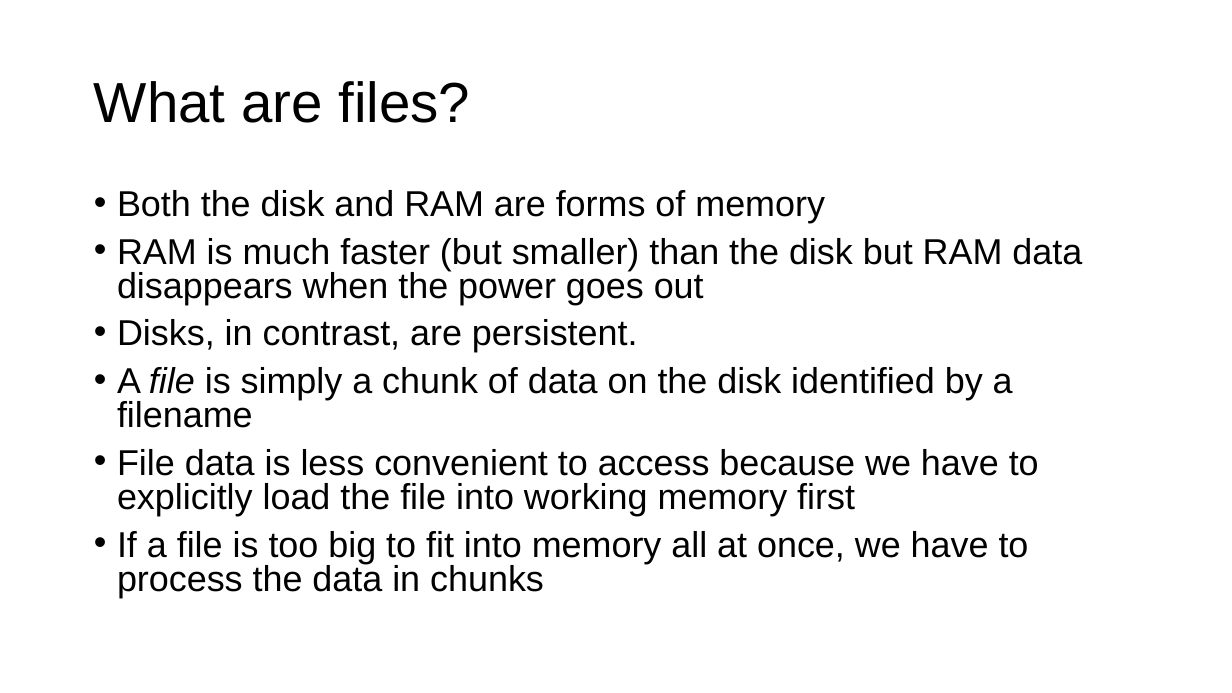
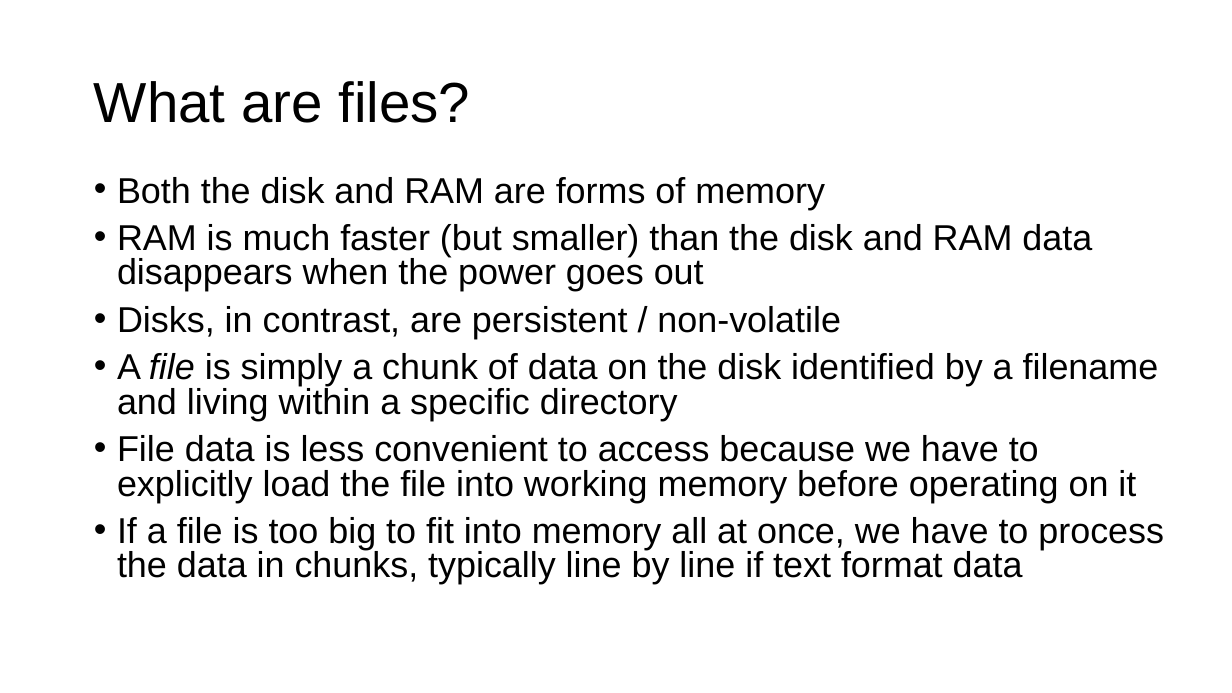
Before and after one commit to parrt/msds501, a slide deck: slide 2 of slides/files.pptx. Drawn at 1232x693 pixels with LibreOffice and Linux fonts; fonts in the diff are those of the drawing; background and template pictures are left out. Boxes give left, top, right and bottom in pixels: in the first picture for what was removed or moved away, otherwise in the second. Text is boxed around its words. In the diff, an @@ line names an element or a change of style, - is before the commit and + after.

```diff
--- a/slides/files.pptx
+++ b/slides/files.pptx
@@ text "Both the disk and RAM ...": place and size @@
-text "Both the disk and RAM ..." at bbox=[117, 190, 1082, 598]
+text "Both the disk and RAM ..." at bbox=[117, 177, 1164, 584]
@@ text at bbox=[117, 224, 1164, 584]: text changed @@
-• RAM is much faster (but smaller) than the disk but RAM data disappears when the power goes out
-• Disks, in contrast, are persistent.
-• A file is simply a chunk of data on the disk identified by a filename
-• File data is less convenient to access because we have to explicitly load the file into working memory first
-• If a file is too big to fit into memory all at once, we have to process the data in chunks
+• RAM is much faster (but smaller) than the disk and RAM data disappears when the power goes out
+• Disks, in contrast, are persistent / non-volatile
+• A file is simply a chunk of data on the disk identified by a filename and living within a specific directory
+• File data is less convenient to access because we have to explicitly load the file into working memory before operating on it
+• If a file is too big to fit into memory all at once, we have to process the data in chunks, typically line by line if text format data
```
Also in this commit, not shown: 4 other slides changed.
